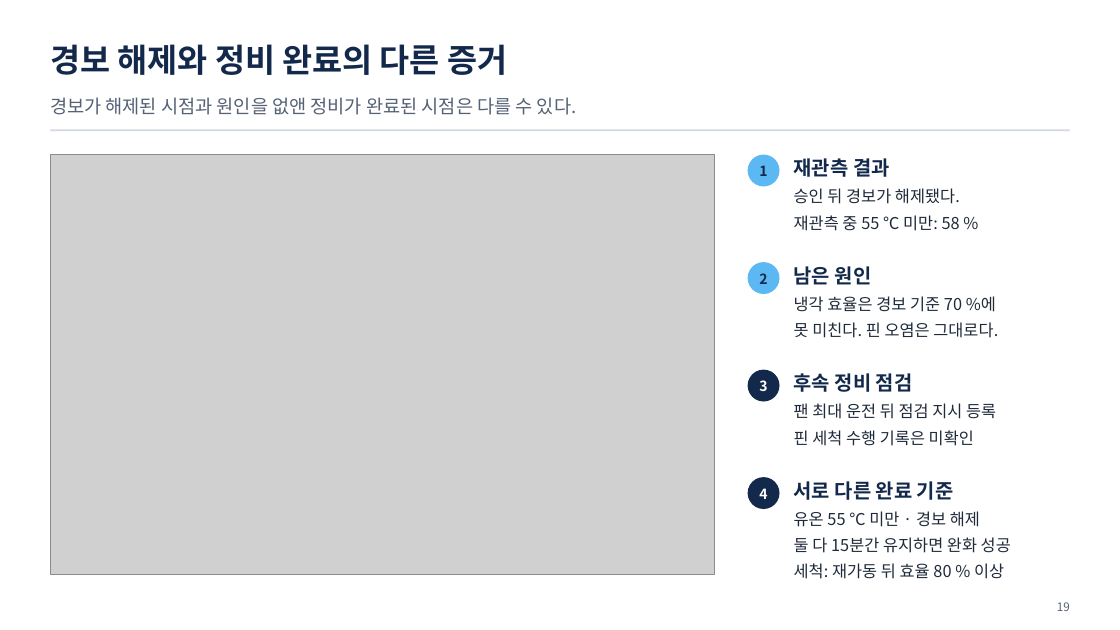
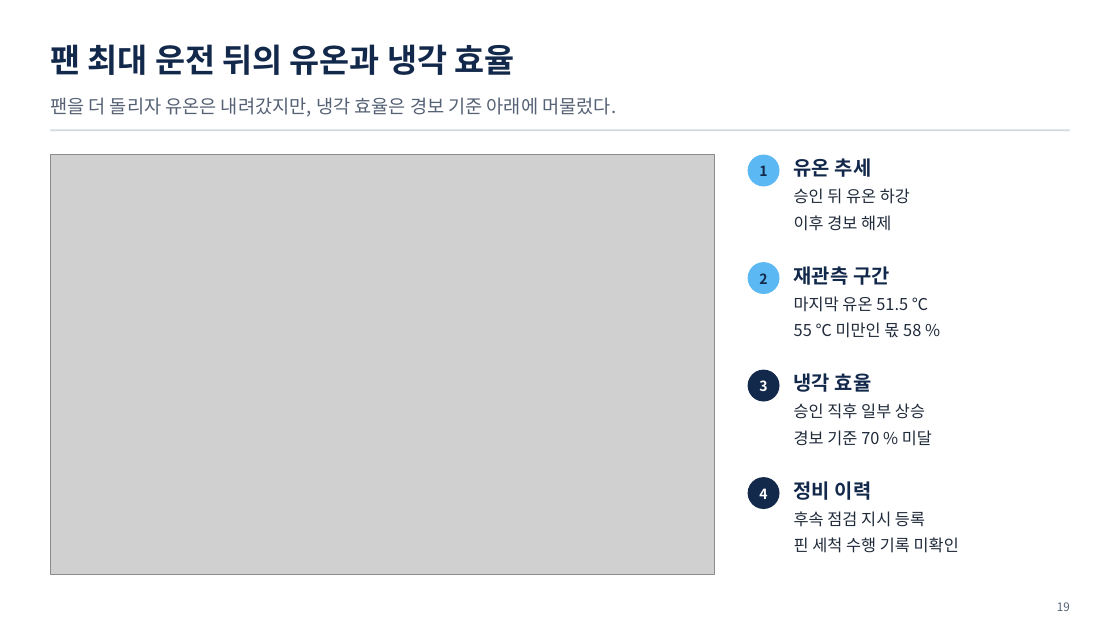
Before and after one commit to uengine-oss/hyd-iot-edu, a slide deck: slide 19 of workspace/강의제작/산출물/통합반/이론/03회차/통합반_03일차.pptx. Drawn at 1120x630 pixels with LibreOffice and Linux fonts; fonts in the diff are those of the drawing; grey boxes stand for pictures. Boxes give left, top, right and bottom in pixels: in the first picture for what was removed or moved away, otherwise in the second. Text is boxed around its words. In the diff, an @@ line names an element or a change of style, - is before the commit and + after.

Commit message:
통합반 3회차 19~20장을 관측 해석과 교대일지 수정으로 재구성하고 1편 낭독을 다시 검증한다

```diff
--- a/workspace/강의제작/산출물/통합반/이론/03회차/통합반_03일차.pptx
+++ b/workspace/강의제작/산출물/통합반/이론/03회차/통합반_03일차.pptx
@@ text at (x1=50, y1=44, x2=515, y2=75): text changed @@
-경보 해제와 정비 완료의 다른 증거
+팬 최대 운전 뒤의 유온과 냉각 효율
@@ text at (x1=50, y1=97, x2=616, y2=117): text changed @@
-경보가 해제된 시점과 원인을 없앤 정비가 완료된 시점은 다를 수 있다.
+팬을 더 돌리자 유온은 내려갔지만, 냉각 효율은 경보 기준 아래에 머물렀다.
@@ text at (x1=794, y1=158, x2=910, y2=231): text changed @@
-재관측 결과
-승인 뒤 경보가 해제됐다.
-재관측 중 55 ℃ 미만: 58 %
+유온 추세
+승인 뒤 유온 하강
+이후 경보 해제
@@ text at (x1=794, y1=266, x2=928, y2=338): text changed @@
-남은 원인
-냉각 효율은 경보 기준 70 %에
-못 미친다. 핀 오염은 그대로다.
+재관측 구간
+마지막 유온 51.5 ℃
+55 ℃ 미만인 몫 58 %
@@ text at (x1=794, y1=373, x2=932, y2=446): text changed @@
-후속 정비 점검
-팬 최대 운전 뒤 점검 지시 등록
-핀 세척 수행 기록은 미확인
+냉각 효율
+승인 직후 일부 상승
+경보 기준 70 % 미달
@@ text at (x1=794, y1=481, x2=959, y2=553): text changed @@
-서로 다른 완료 기준
-유온 55 ℃ 미만 · 경보 해제
-둘 다 15분간 유지하면 완화 성공
-세척: 재가동 뒤 효율 80 % 이상
+정비 이력
+후속 점검 지시 등록
+핀 세척 수행 기록 미확인
```
Also in this commit, not shown: 1 other slide changed, 14 other files.
